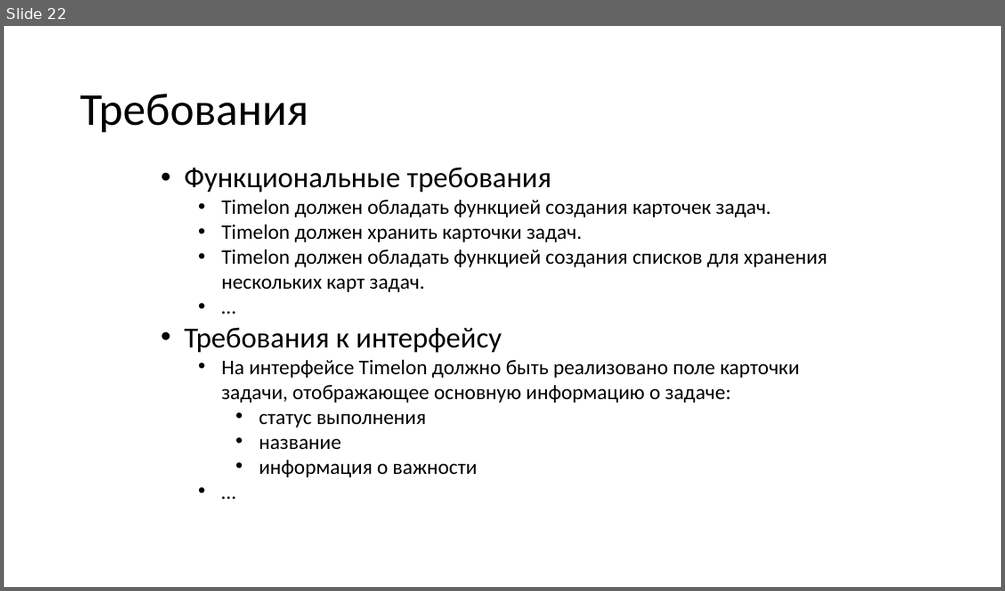
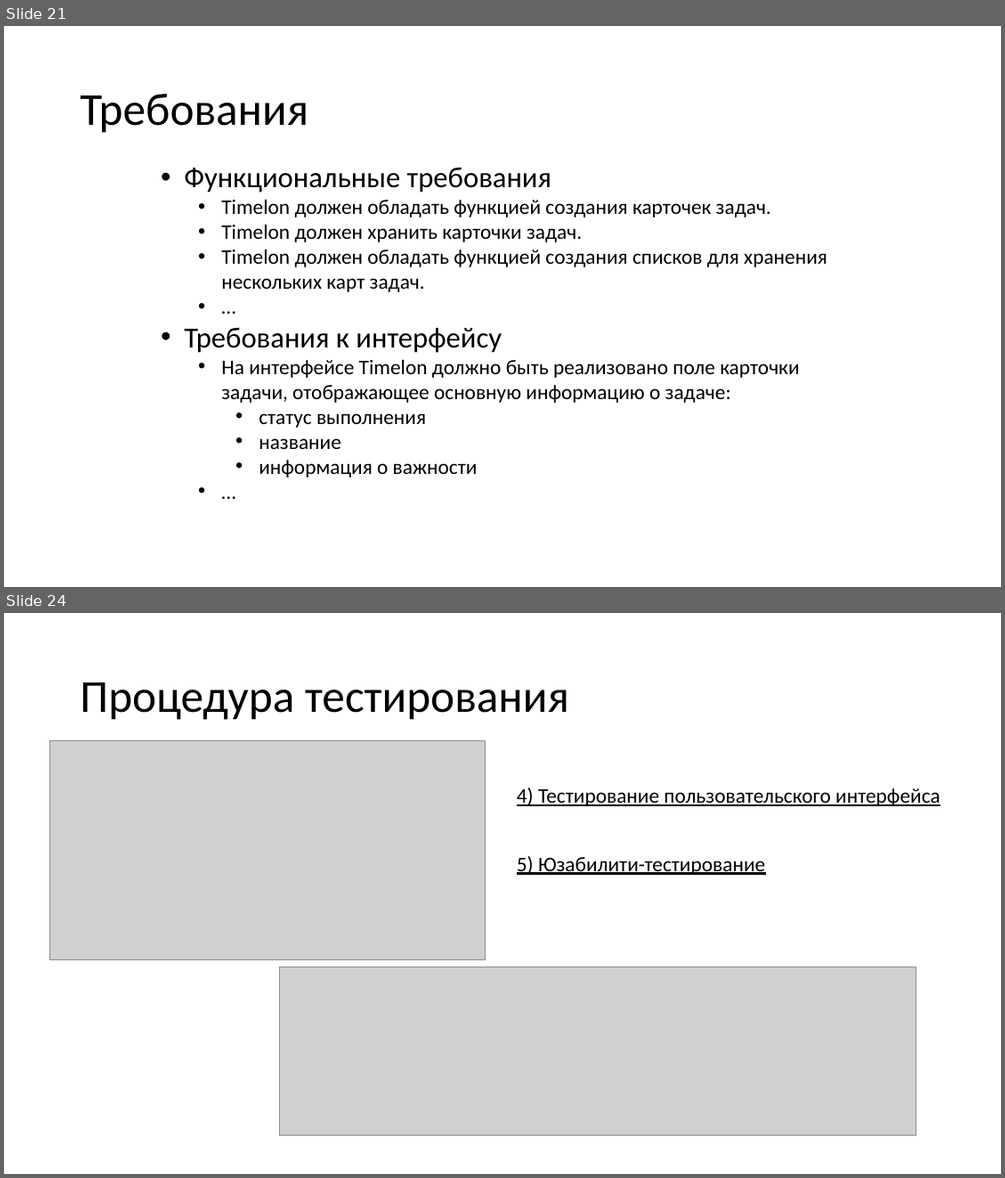
Before and after one commit to N0tilT/Timelon, a slide deck: docs/Timelon.pptx. Shown one above the other, each under a label of ours: slide 22 before the commit, slides 21 and 24 after it; the slides between them are not shown. The pictures are 1005x591 and 1005x1178 pixels, drawn with LibreOffice and Linux fonts; fonts in the diff are those of the drawing; grey boxes stand for pictures. Boxes give left, top, right and bottom in pixels: in the first picture for what was removed or moved away, otherwise in the second. Text is boxed around its words. In the diff, an @@ line names an element or a change of style, - is before the commit and + after.

```diff
--- a/docs/Timelon.pptx
+++ b/docs/Timelon.pptx
@@ slide 24 added at (4,613,1001,1174), background #FFFFFF @@
@@ title added at (80,682,569,720), 44 pt, text #000000 @@
+Процедура тестирования
@@ picture added at (49,741,485,960) @@
@@ text added at (517,787,940,806), 20 pt, text #000000, underline @@
+4) Тестирование пользовательского интерфейса
@@ text added at (517,856,765,875), 20 pt, text #000000, underline @@
+5) Юзабилити-тестирование
@@ picture added at (279,966,916,1135) @@
@@ what was slide 22 is now slide 21 @@
```
Also in this commit, not shown: 2 slides changed, 1 other slide added, 3 slides removed.
